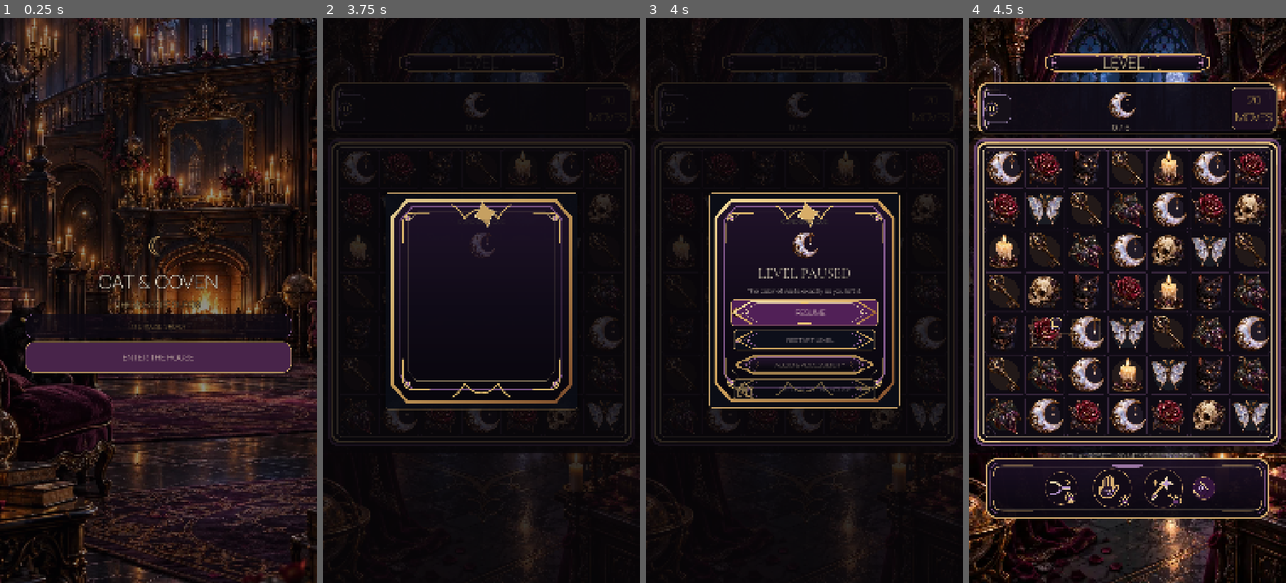
Above: before the commit, frames 1-4 (left to right).
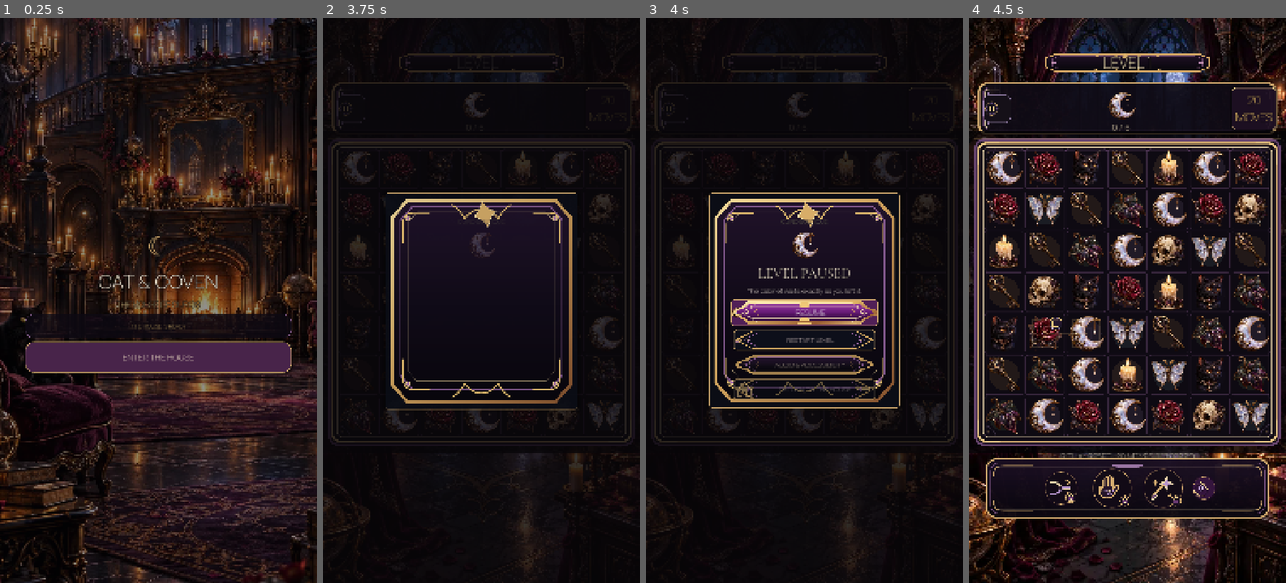
Above: after the commit, the same moments.

Repository: Jay-prodesign/akilta-match3
Game: Godot game, scene res://src/app/app_bootstrap.tscn
The game is run twice, just before and just after one commit, with the same random seed, the same clock (stepped at 60 frames per second) and the same inputs.
Inputs (mouse positions are in pixels of both pictures, inside the frame that each line leads up to):
- Up to frame 1 (0.25 s): no input
- Up to frame 2 (3.75 s): click "ENTER THE HOUSE" at 0.5 s; click "PLAY LEVEL 1" at 1.25 s; click "1" at 2 s; click "PLAY" at 2.75 s; click (351, 108) at 3.5 s
- Up to frame 3 (4 s): no input
- Up to frame 4 (4.5 s): click "RESTART LEVEL" at 4.25 s

Frames 1-2 are identical in both runs. In frame 3, 1.2% of the frame differs, in the area x 27-73%, y 50-55%; in frame 4, nothing differs.

Commit message:
Focus pause entry on the primary Resume action

Diff:
--- a/src/ui/gameplay/gameplay_screen.gd
+++ b/src/ui/gameplay/gameplay_screen.gd
@@ -560,6 +560,7 @@
 	pause_overlay.mouse_filter = Control.MOUSE_FILTER_STOP
 	if _booster_tray != null:
 		_booster_tray.visible = false
+	pause_resume.grab_focus()
 	_play_pause_open()
 	return true
 
